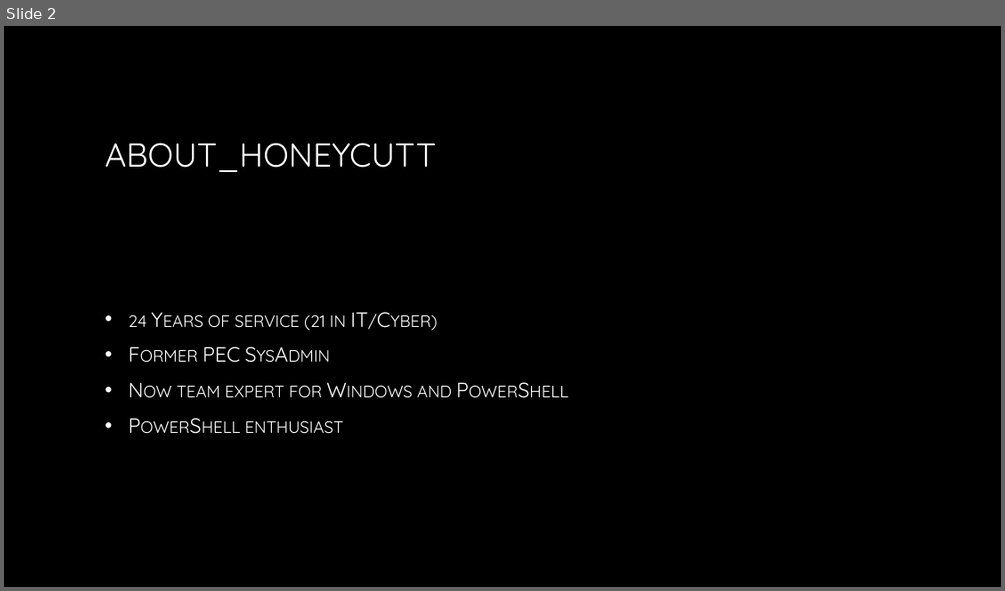
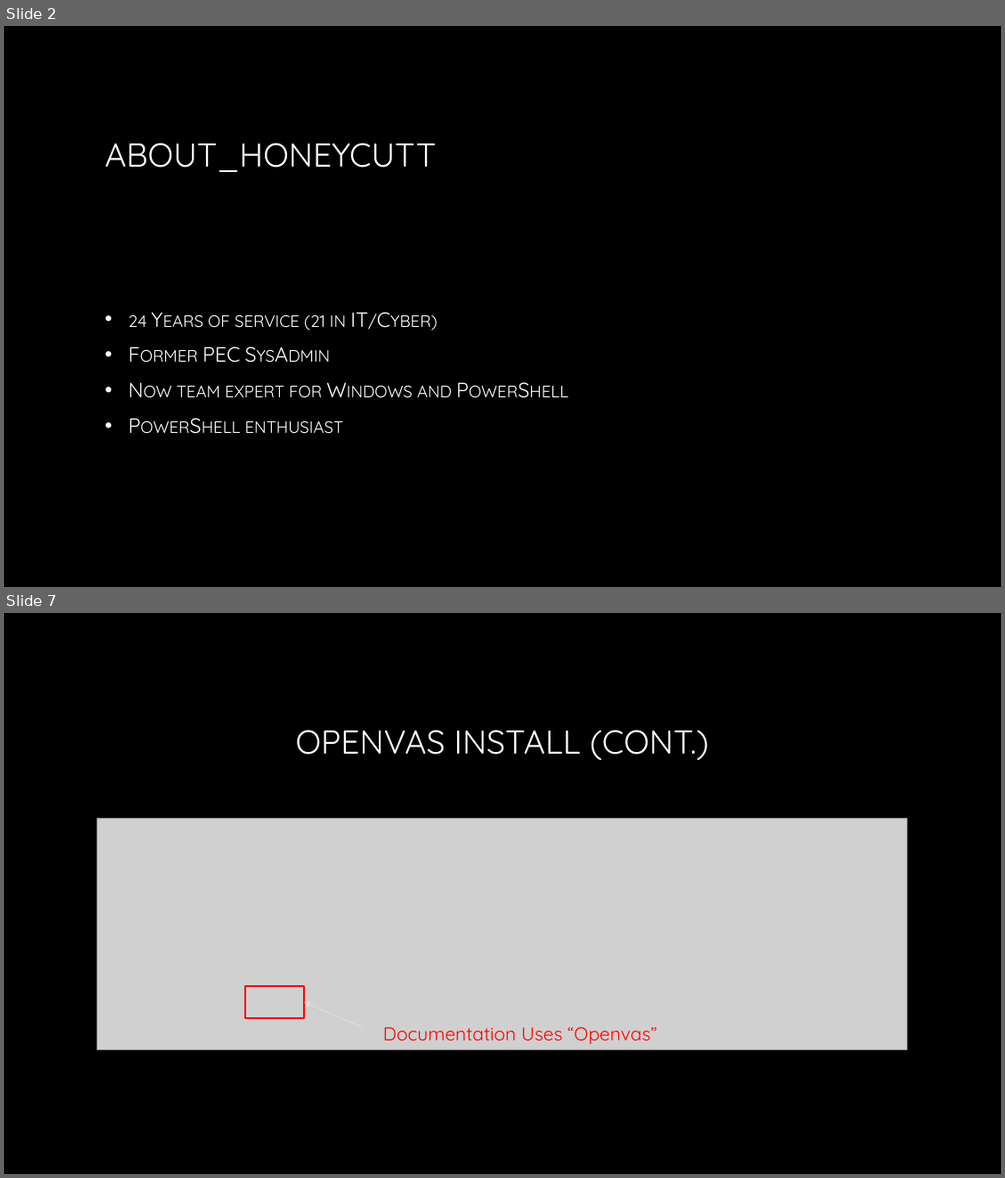
Before and after one commit to P0w3rChi3f/OpenVAS, a slide deck: Intro to Openvas.pptx. Shown one above the other, each under a label of ours: slide 2 before the commit, slides 2 and 7 after it; the slides between them are not shown. The pictures are 1005x591 and 1005x1178 pixels, drawn with LibreOffice and Linux fonts; fonts in the diff are those of the drawing; grey boxes stand for pictures; background and template pictures are left out. Boxes give left, top, right and bottom in pixels: in the first picture for what was removed or moved away, otherwise in the second. Text is boxed around its words. In the diff, an @@ line names an element or a change of style, - is before the commit and + after.

```diff
--- a/Intro to Openvas.pptx
+++ b/Intro to Openvas.pptx
@@ slide 7 added at [4, 613, 1001, 1174], background picture (left out) @@
@@ title added at [296, 730, 709, 760], 32 pt, text gradient #FFFFFF to #A6A6A6 @@
+OPENVAS INSTALL (CONT.)
@@ picture added at [97, 818, 907, 1049] @@
@@ rectangle added at [245, 986, 304, 1018], outline #FF0000 1.5 pt @@
@@ arrow added from (363, 1027) to (304, 1002), #DDDDDD 0.75 pt @@
@@ text added at [383, 1027, 657, 1044], 18 pt, text #FF0000 @@
+Documentation Uses “Openvas”
```
Also in this commit, not shown: 12 other slides added, 10 slides removed, 1 other file.
